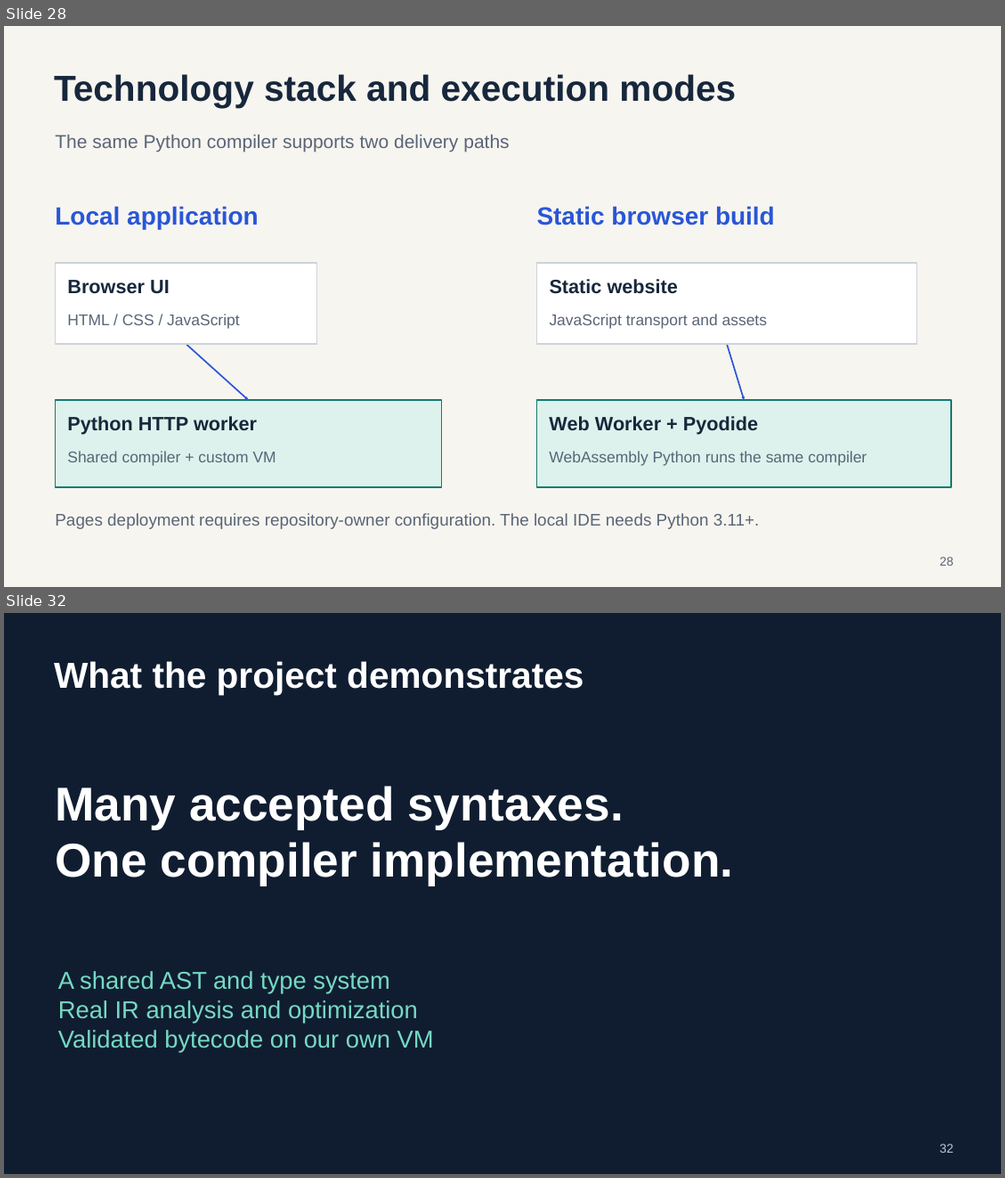
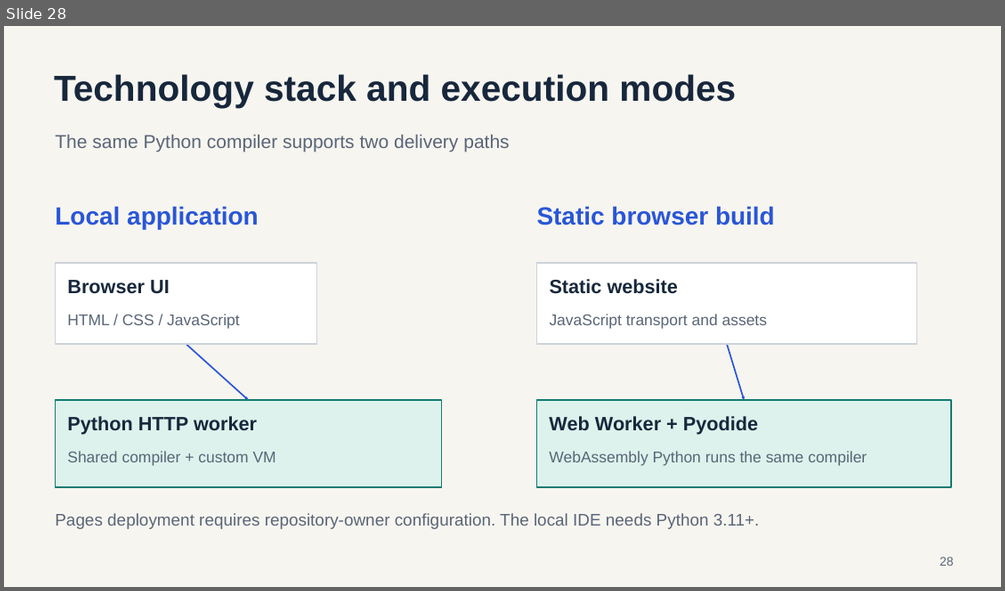
Before and after one commit to hst257/PolyGlot, a slide deck: presentation/output/PolyGlot_Compiler_Design_Redesigned.pptx. Shown one above the other, each under a label of ours: slides 28 and 32 before the commit, slide 28 after it; the slides between them are not shown. The pictures are 1005x1178 and 1005x591 pixels, drawn with LibreOffice and Linux fonts; fonts in the diff are those of the drawing. Boxes give left, top, right and bottom in pixels: in the first picture for what was removed or moved away, otherwise in the second. Text is boxed around its words. In the diff, an @@ line names an element or a change of style, - is before the commit and + after.

Commit message:
docs: shorten presentation and add working compiler screenshots

```diff
--- a/presentation/output/PolyGlot_Compiler_Design_Redesigned.pptx
+++ b/presentation/output/PolyGlot_Compiler_Design_Redesigned.pptx
@@ slide 32 removed at (4,613,1001,1174), background #101D31 @@
@@ text removed at (54,661,583,695) @@
-What the project demonstrates
@@ text removed at (55,786,734,886) @@
-Many accepted syntaxes.
-One compiler implementation.
@@ text removed at (58,971,434,1053) @@
-A shared AST and type system
-Real IR analysis and optimization
-Validated bytecode on our own VM
@@ text removed at (939,1143,954,1152) @@
-32
```
Also in this commit, not shown: 3 slides added, 7 other slides removed, 1 other file.
